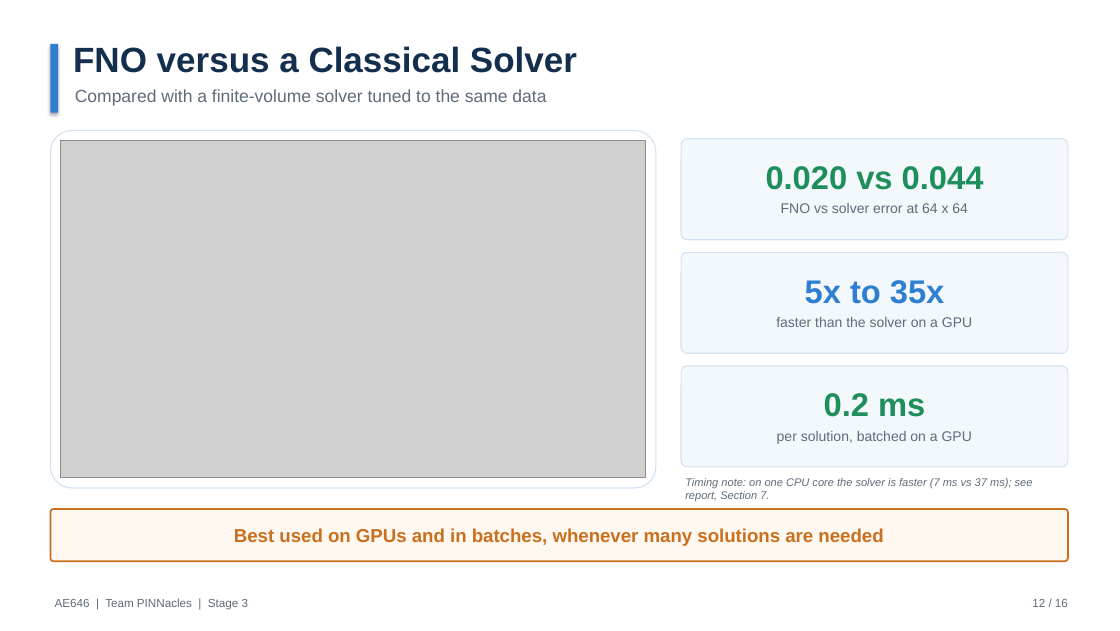
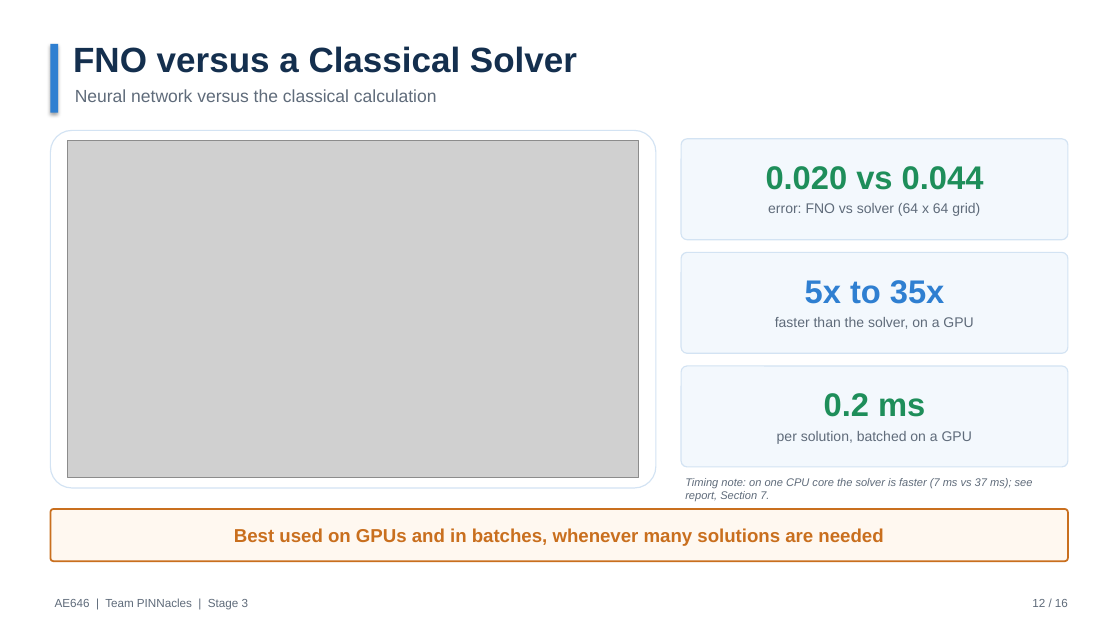
Before and after one commit to ARYAMANN7279/AE646-PINNacles, a slide deck: slide 12 of stage3/PINNacles_Stage3_FinalPresentation.pptx. Drawn at 1120x631 pixels with LibreOffice and Linux fonts; fonts in the diff are those of the drawing; grey boxes stand for pictures. Boxes give left, top, right and bottom in pixels: in the first picture for what was removed or moved away, otherwise in the second. Text is boxed around its words. In the diff, an @@ line names an element or a change of style, - is before the commit and + after.

Commit message:
Deck: simplify solver and physics slides, drop PINN line; add boundary-loss extra script

```diff
--- a/stage3/PINNacles_Stage3_FinalPresentation.pptx
+++ b/stage3/PINNacles_Stage3_FinalPresentation.pptx
@@ text at (x1=75, y1=89, x2=437, y2=102): text changed @@
-Compared with a finite-volume solver tuned to the same data
+Neural network versus the classical calculation
@@ picture resized from (x1=61, y1=140, x2=645, y2=478) to (x1=67, y1=140, x2=638, y2=478) @@
@@ text at (x1=768, y1=203, x2=980, y2=216): text changed @@
-FNO vs solver error at 64 x 64
+error: FNO vs solver (64 x 64 grid)
@@ text at (x1=775, y1=317, x2=973, y2=329): text changed @@
-faster than the solver on a GPU
+faster than the solver, on a GPU
```
Also in this commit, not shown: 2 other slides changed, 6 other files.
